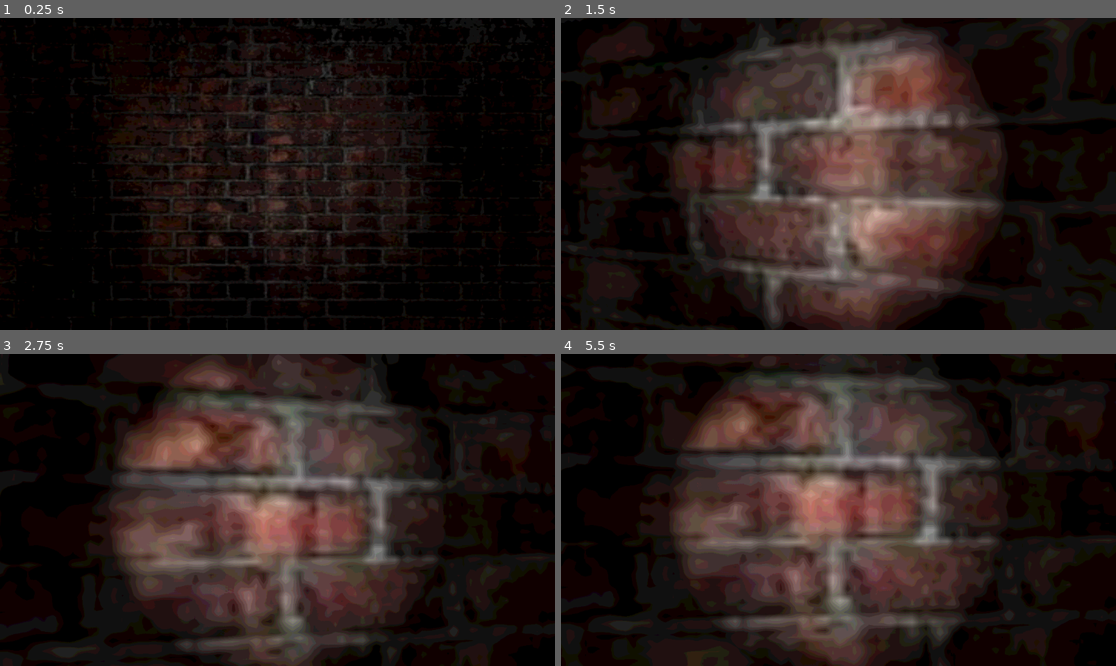
Above: before the commit, frames 1-4 (two rows, left to right).
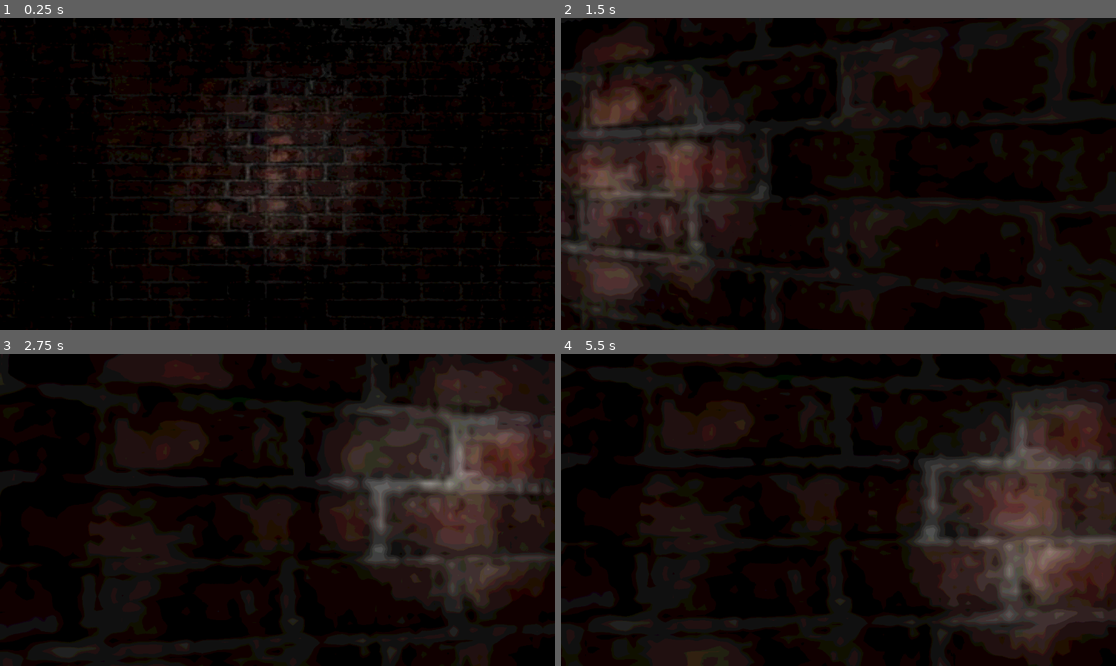
Above: after the commit, the same moments.

Repository: dairycultist/HorrorMaze
Game: Godot game, scene res://scene.tscn
The game is run twice, just before and just after one commit, with the same random seed, the same clock (stepped at 60 frames per second) and the same inputs.
Inputs (mouse positions are in pixels of both pictures, inside the frame that each line leads up to):
- Up to frame 1 (0.25 s): no input
- Up to frame 2 (1.5 s): tap Enter at 0.5 s; move the mouse to (866, 174) at 0.52 s; hold W (walk_up) from 0.53 s (still down); move the mouse to (810, 174) at 1.27 s
- Up to frame 3 (2.75 s): keep holding W (walk_up); move the mouse to (288, 503) at 2.02 s
- Up to frame 4 (5.5 s): keep holding W (walk_up); tap Space at 2.75 s; move the mouse to (832, 516) at 2.77 s; tap Enter at 3.5 s; move the mouse to (877, 513) at 3.52 s; move the mouse to (794, 506) at 4.27 s; move the mouse to (844, 510) at 5.02 s

The runs differ from the first frame. In frame 1, 0.9% of the frame differs, in the area x 23-75%, y 7-91%; in frame 2, 55%; in frame 3, 55%; in frame 4, 58%, in the area x 20-100%, y 0-100%.

Commit message:
Cool flashlight tracking

Diff:
--- a/player_controller.gd
+++ b/player_controller.gd
@@ -6,10 +6,16 @@
 
 var camera_pitch := 0.0
 
+var flashlight_off_pitch := 0.0
+var flashlight_off_yaw := 0.0
+
 func _ready() -> void:
 	Input.set_mouse_mode(Input.MOUSE_MODE_CAPTURED)
 
 func _process(delta: float) -> void:
+
+	$Camera3D/Flashlight.rotation.x = lerp($Camera3D/Flashlight.rotation.x, flashlight_off_pitch, 10 * delta)
+	$Camera3D/Flashlight.rotation.y = lerp($Camera3D/Flashlight.rotation.y, flashlight_off_yaw, 10 * delta)
 
 	# failsafe
 	if (position.y < -1):
@@ -29,7 +35,6 @@
 
 	move_and_slide()
 
-
 func _input(event):
 
 	if event.is_action_pressed("pause"):
@@ -46,3 +51,6 @@
 		camera_pitch = clampf(camera_pitch - event.relative.y * mouse_sensitivity, -90, 90)
 
 		$Camera3D.rotation.x = deg_to_rad(camera_pitch)
+
+		flashlight_off_pitch = deg_to_rad(-event.relative.y * mouse_sensitivity)
+		flashlight_off_yaw = deg_to_rad(-event.relative.x * mouse_sensitivity)
--- a/scene.tscn
+++ b/scene.tscn
@@ -47,9 +47,11 @@
 transform = Transform3D(1, 0, 0, 0, 1, 0, 0, 0, 1, 0, 1.5, 0)
 fov = 50.0
 
-[node name="SpotLight3D" type="SpotLight3D" parent="SubViewportContainer/SubViewport/Node3D/Player/Camera3D"]
-spot_range = 7.0
-spot_angle = 27.0
+[node name="Flashlight" type="SpotLight3D" parent="SubViewportContainer/SubViewport/Node3D/Player/Camera3D"]
+spot_range = 10.0
+spot_attenuation = 0.5
+spot_angle = 20.0
+spot_angle_attenuation = 2.46229
 
 [node name="WorldEnvironment" type="WorldEnvironment" parent="SubViewportContainer/SubViewport/Node3D"]
 environment = SubResource("Environment_nxogm")
